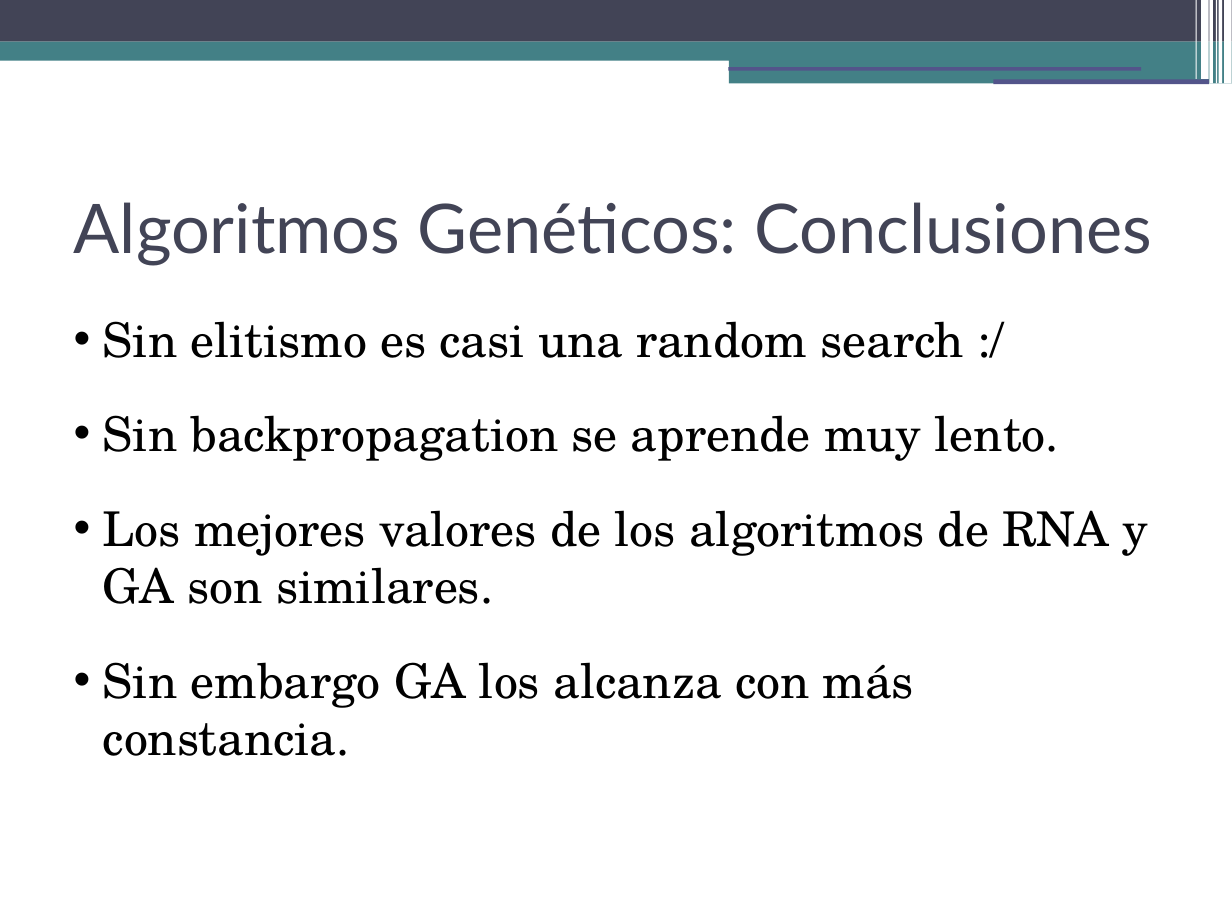
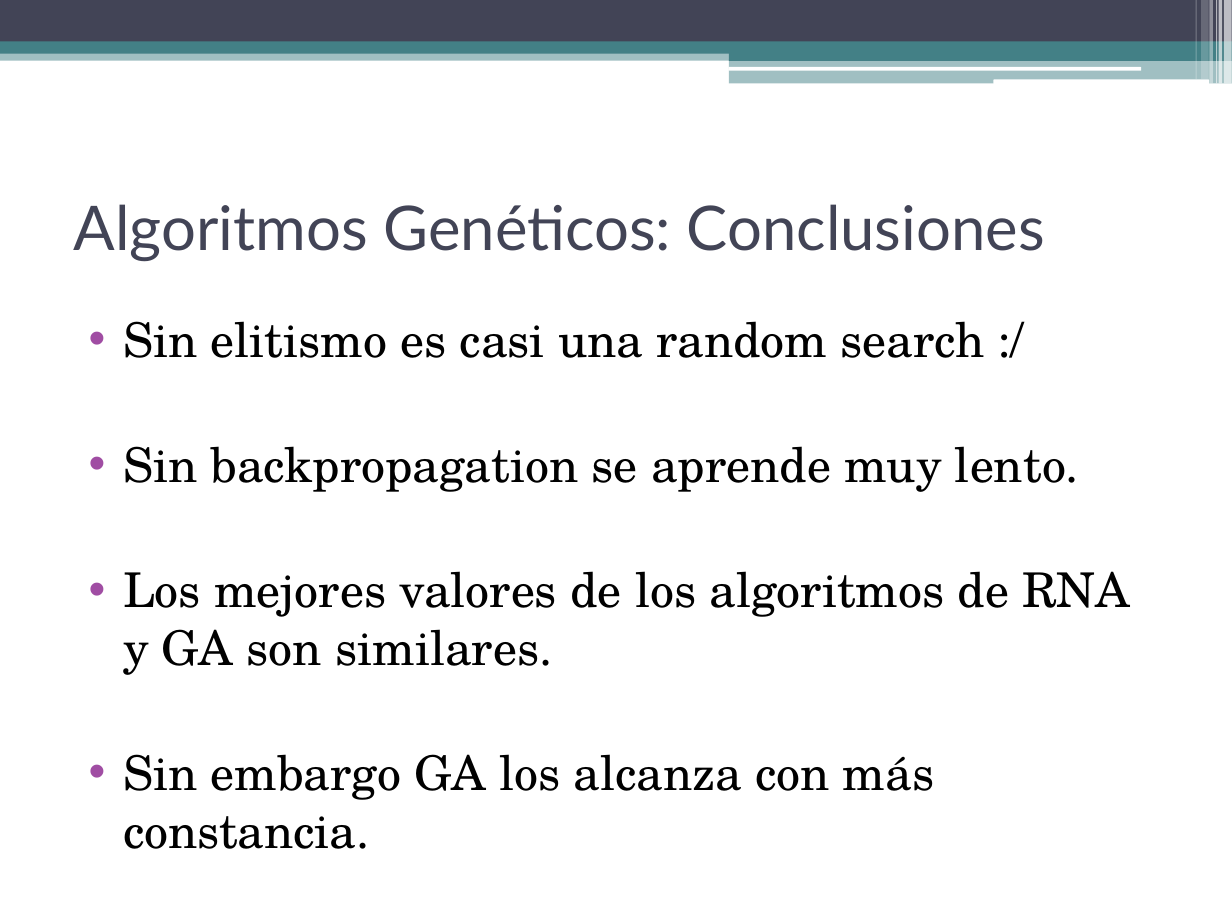
Before and after one commit to dariosus/ITBA_SIA_13_GeneticAlgorithms, a slide deck: slide 16 of presentation/Sistemas de Inteligencia Artificial.pptx. Drawn at 1232x924 pixels with LibreOffice and Linux fonts; fonts in the diff are those of the drawing. Boxes give left, top, right and bottom in pixels: in the first picture for what was removed or moved away, otherwise in the second. Text is boxed around its words. In the diff, an @@ line names an element or a change of style, - is before the commit and + after.

```diff
--- a/presentation/Sistemas de Inteligencia Artificial.pptx
+++ b/presentation/Sistemas de Inteligencia Artificial.pptx
@@ rectangle at box(1195, 0, 1196, 79): fill #FFFFFF to #FFFFFF at 30% opacity @@
@@ rectangle at box(1201, 0, 1209, 79): fill #FFFFFF to #FFFFFF at 20% opacity @@
@@ rectangle at box(1210, 0, 1214, 84): fill #FFFFFF to #FFFFFF at 40% opacity @@
@@ rectangle at box(1216, 0, 1217, 84): fill #FFFFFF to #FFFFFF at 60% opacity @@
@@ rectangle at box(1218, 0, 1222, 84): fill #FFFFFF to #FFFFFF at 65% opacity @@
@@ rectangle at box(1225, 0, 1232, 84): fill #FFFFFF to #FFFFFF at 65% opacity @@
@@ rectangle at box(0, 49, 1232, 60): fill #438086 to #438086 at 50% opacity @@
@@ rectangle at box(729, 48, 1232, 60): mirrored @@
@@ rectangle at box(729, 59, 1232, 84): fill #438086 to #438086 at 50% opacity; mirrored @@
@@ rectangle removed at box(728, 67, 1141, 70) @@
@@ rounded rectangle added at box(728, 67, 1141, 70), fill #FFFFFF @@
@@ rectangle removed at box(993, 79, 1209, 84) @@
@@ rounded rectangle added at box(993, 79, 1209, 84), fill #FFFFFF @@
@@ title "Algoritmos Genéticos: Conclusiones" at box(74, 204, 1045, 262): size 40 to 36 pt @@
@@ text "Sin elitismo es casi una ..." at box(123, 321, 1129, 849): indent changed; more space between paragraphs @@
```
Also in this commit, not shown: 15 other slides changed.
